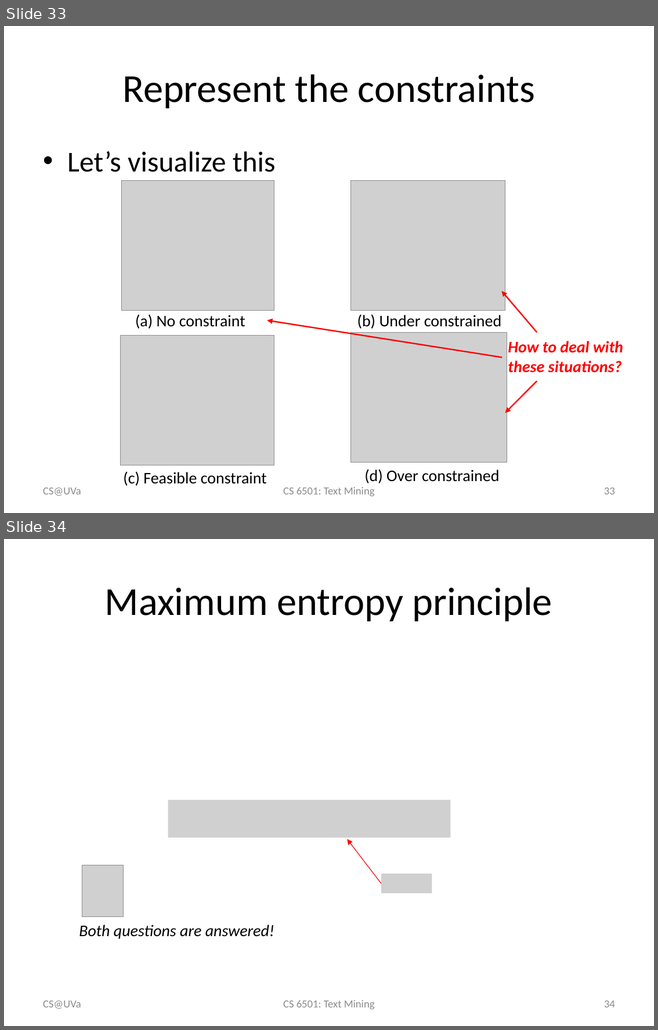
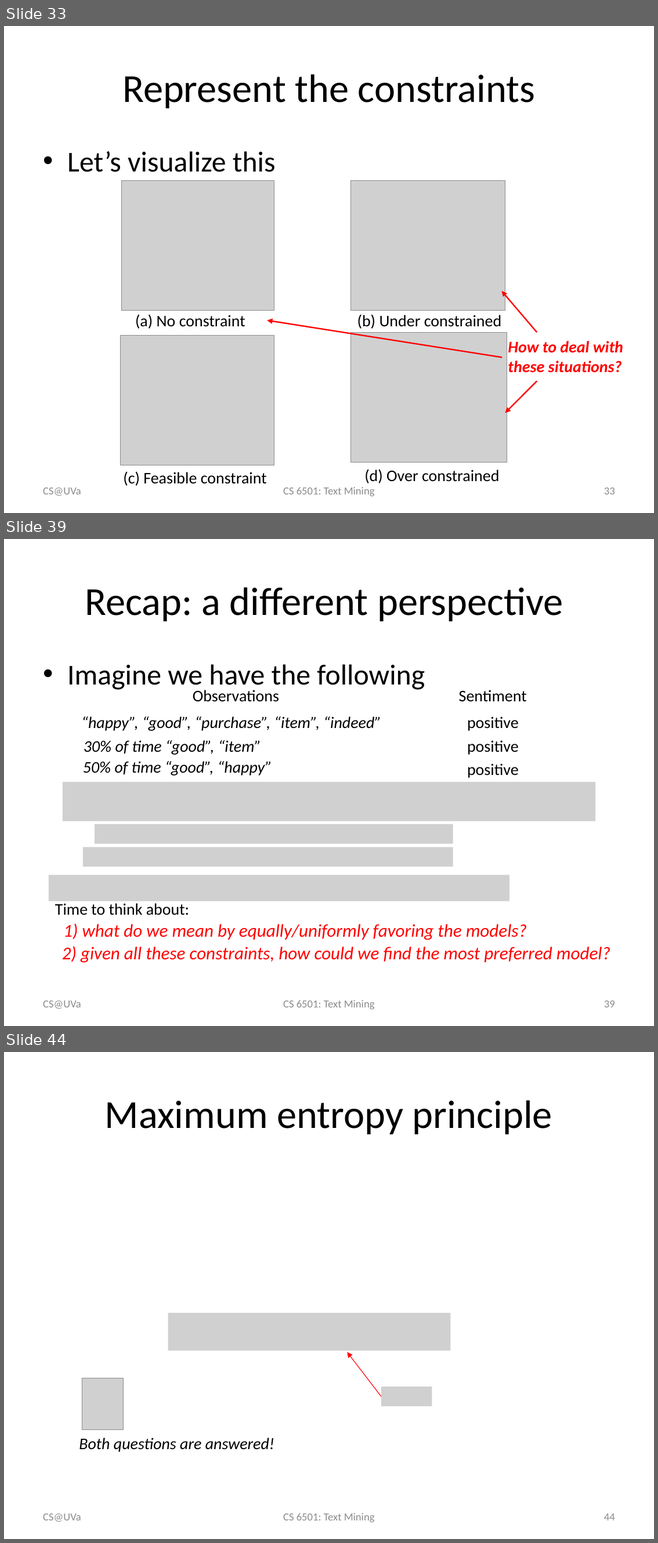
Before and after one commit to wang296/CS6501-Text-Mining, a slide deck: docs/Logistic Regression.pptx. Shown one above the other, each under a label of ours: slides 33 and 34 before the commit, slides 33, 39 and 44 after it; the slides between them are not shown. The pictures are 658x1030 and 658x1543 pixels, drawn with LibreOffice and Linux fonts; fonts in the diff are those of the drawing; grey boxes stand for pictures. Boxes give left, top, right and bottom in pixels: in the first picture for what was removed or moved away, otherwise in the second. Text is boxed around its words. In the diff, an @@ line names an element or a change of style, - is before the commit and + after.

```diff
--- a/docs/Logistic Regression.pptx
+++ b/docs/Logistic Regression.pptx
@@ slide 39 added at [4,539,654,1026], background #FFFFFF @@
@@ title added at [85,587,563,621], 44 pt, text #000000 @@
+Recap: a different perspective
@@ text added at [67,664,424,692], 32 pt, text #000000 @@
+• Imagine we have the following
@@ text added at [192,690,279,702], 18 pt, text #000000 @@
+Observations
@@ text added at [459,690,527,702], 18 pt, text #000000 @@
+Sentiment
@@ text added at [81,716,381,731], 18 pt, text #000000, italic @@
+“happy”, “good”, “purchase”, “item”, “indeed”
@@ text added at [467,716,518,731], 18 pt, text #000000 @@
+positive
@@ text added at [83,740,261,755], 18 pt, text #000000, italic @@
+30% of time “good”, “item”
@@ text added at [467,740,518,755], 18 pt, text #000000 @@
+positive
@@ text added at [83,761,272,776], 18 pt, text #000000, italic @@
+50% of time “good”, “happy”
@@ text added at [467,763,518,778], 18 pt, text #000000 @@
+positive
@@ picture added at [63,782,595,821] @@
@@ picture added at [94,824,452,843] @@
@@ picture added at [83,847,452,866] @@
@@ picture added at [49,875,509,901] @@
@@ text added at [55,903,189,915], 18 pt, text #000000 @@
+Time to think about:
@@ text added at [63,924,527,940], 20 pt, text #FF0000, italic @@
+1) what do we mean by equally/uniformly favoring the models?
@@ text added at [62,946,610,963], 20 pt, text #FF0000, italic @@
+2) given all these constraints, how could we find the most preferred model?
@@ text added at [43,1001,81,1009], 12 pt, text #8C8C8C @@
+CS@UVa
@@ text added at [283,1000,375,1009], 12 pt, text #8C8C8C @@
+CS 6501: Text Mining
@@ page number added at [604,1001,615,1008], 12 pt, text #8C8C8C @@
+39
@@ what was slide 34 is now slide 44 @@
@@ page number at [604,1514,615,1521]: text changed @@
-34
+44
```
Also in this commit, not shown: 9 other slides added, 1 slide removed, 2 other files.
